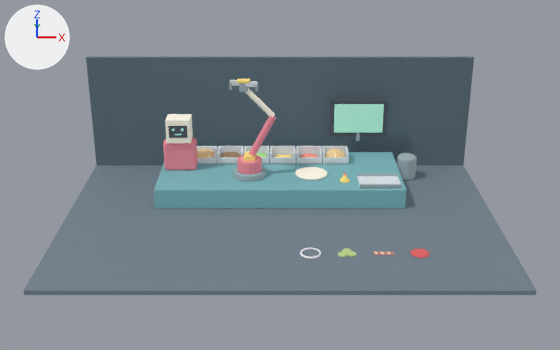
The Blender file scenes/burger.blend: old version first, new version second.
Both versions are drawn from a 50 mm lens placed at (0.0, -36.2, 15.8), pointed at (0.0, -0.8, 1.0). Lighting does not change. The marker at upper left points along +X, +Y and +Z. The older version comes first.

The scene before the commit, as lines of its bpy script (objects in view):
```python
ob_armbase = bpy.data.objects.new('ArmBase', me_armbase)
ob_armbase.parent = ob_counter
ob_armbase.location = (-1.5, -0.75, 1.0)
ob_ingredientbin_1 = bpy.data.objects.new('IngredientBin.1', me_ingredientbin)
ob_ingredientbin_1.parent = ob_counter
ob_ingredientbin_1.location = (-3.9, 1.25, 1.0)
ob_ingredientbin_2 = bpy.data.objects.new('IngredientBin.2', me_ingredientbin)
ob_ingredientbin_2.parent = ob_counter
ob_ingredientbin_2.location = (-2.55, 1.25, 1.0)
ob_ingredientbin_3 = bpy.data.objects.new('IngredientBin.3', me_ingredientbin)
ob_ingredientbin_3.parent = ob_counter
ob_ingredientbin_3.location = (-1.2, 1.25, 1.0)
ob_ingredientbin_4 = bpy.data.objects.new('IngredientBin.4', me_ingredientbin)
ob_ingredientbin_4.parent = ob_counter
ob_ingredientbin_4.location = (0.15, 1.25, 1.0)
ob_ingredientbin_5 = bpy.data.objects.new('IngredientBin.5', me_ingredientbin)
ob_ingredientbin_5.parent = ob_counter
ob_ingredientbin_5.location = (1.5, 1.25, 1.0)
ob_ingredientbin_6 = bpy.data.objects.new('IngredientBin.6', me_ingredientbin)
ob_ingredientbin_6.parent = ob_counter
ob_ingredientbin_6.location = (2.85, 1.25, 1.0)
ob_onionring = bpy.data.objects.new('OnionRing', me_onionring)
ob_onionring.location = (1.3, -7.0, 0.0)
ob_tray = bpy.data.objects.new('Tray', me_tray)
ob_tray.parent = ob_counter
ob_tray.location = (4.8, -1.65, 1.0)
# also in view: 'BotTorso' at (-5.0, 0.2, 1.8); 'BotHead' at (-5.0, 0.2, 3.1); 'Counter' at (0.0, 0.0, 0.5); 'ArmYaw' at (-1.5, -0.8, 1.6); 'RecipeBoard' at (4.1, 2.3, 2.8)
```
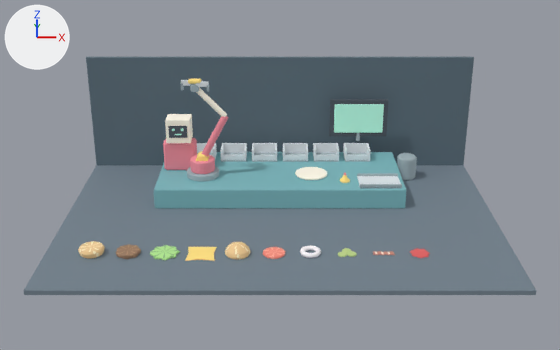
Commit message: Changed cheese side to make to compatiable with the box

Changed parts and their boxes (x1, y1, x2, y2) in the pictures (560 x 350 px):
'IngredientBin.5', moved
    before: (296, 146, 322, 164)
    after: (313, 143, 339, 162)
'IngredientBin.6', moved
    before: (322, 146, 349, 164)
    after: (343, 143, 371, 162)
'IngredientBin.4', moved
    before: (270, 146, 296, 164)
    after: (283, 143, 308, 162)
'ArmYaw', moved
    before: (237, 155, 262, 174)
    after: (190, 155, 215, 174)
'ArmUpper', moved
    before: (248, 116, 276, 157)
    after: (201, 116, 228, 157)
'IngredientBin.2', moved
    before: (217, 146, 244, 164)
    after: (221, 143, 247, 162)
'IngredientBin.3', moved
    before: (244, 146, 270, 164)
    after: (252, 143, 277, 162)
'ArmBase', moved
    before: (233, 167, 266, 181)
    after: (187, 166, 219, 181)
'BunBottom', moved
    before: (197, 149, 214, 158)
    after: (78, 241, 105, 259)
'BunTop', moved
    before: (325, 149, 346, 158)
    after: (225, 242, 251, 259)
'ArmForearm', moved
    before: (245, 88, 275, 117)
    after: (196, 87, 227, 117)
'CheeseSlice', moved, rescaled
    before: (274, 155, 291, 157)
    after: (185, 247, 217, 261)
'Patty', moved
    before: (221, 152, 241, 157)
    after: (116, 244, 141, 259)
'Lettuce', moved (mostly hidden before)
    before: (256, 153, 267, 157)
    after: (150, 245, 180, 260)
'IngredientBin.1', moved
    before: (197, 146, 218, 164)
    after: (197, 143, 217, 159)
'TomatoSlice', moved
    before: (300, 154, 318, 157)
    after: (263, 247, 285, 259)
'OnionRing', reshaped
    before: (300, 248, 321, 258)
    after: (300, 245, 321, 258)
'ArmShoulder', moved
    before: (243, 151, 256, 161)
    after: (196, 151, 209, 161)
'GripperFinger.L', moved
    before: (245, 81, 258, 92)
    after: (196, 81, 209, 92)
'ArmWrist', moved
    before: (239, 84, 248, 92)
    after: (190, 84, 199, 92)
'GripperFinger.R', moved
    before: (229, 80, 239, 90)
    after: (181, 80, 191, 90)
'GripperPalm', moved
    before: (237, 79, 250, 84)
    after: (188, 79, 201, 84)

Diff of the bpy script that builds the scene:
```diff
--- a/scenes/burger.blend.py
+++ b/scenes/burger.blend.py
@@ me_onionring @@
 # used by ob_onionring; location = (1.3, -7.0, 0.0)
-me_onionring.from_pydata(...)  # 224 vertices, 224 faces; spans x -0.45..0.45, y -0.45..0.45, z 0.0..0.08
+me_onionring.from_pydata(...)  # 224 vertices, 224 faces; spans x -0.445..0.445, y -0.445..0.445, z 0.0..0.21
+# me_onionring part 1: 224 of 224 vertices moved; they spanned x -0.45..0.45, y -0.45..0.45, z 0.0..0.08 and now span x -0.445..0.445, y -0.445..0.445, z 0.0..0.21; mean shift (0.0, 0.0, 0.065)
 me_onionring.materials.append(mat_vertexcolorpreview)
@@ ob_ingredientbin_1 @@
 ob_ingredientbin_1.parent = ob_counter
-ob_ingredientbin_1.location = (-3.9, 1.25, 1.0)
+ob_ingredientbin_1.location = (-4.0, 1.65, 1.0)
 _m = ob_ingredientbin_1.modifiers.new('EdgeBevel', 'BEVEL')
@@ ob_ingredientbin_2 @@
 ob_ingredientbin_2.parent = ob_counter
-ob_ingredientbin_2.location = (-2.55, 1.25, 1.0)
+ob_ingredientbin_2.location = (-2.4, 1.65, 1.0)
@@ ob_ingredientbin_3 @@
 ob_ingredientbin_3.parent = ob_counter
-ob_ingredientbin_3.location = (-1.2, 1.25, 1.0)
+ob_ingredientbin_3.location = (-0.8, 1.65, 1.0)
@@ ob_ingredientbin_4 @@
 ob_ingredientbin_4.parent = ob_counter
-ob_ingredientbin_4.location = (0.15, 1.25, 1.0)
+ob_ingredientbin_4.location = (0.8, 1.65, 1.0)
@@ ob_ingredientbin_5 @@
 ob_ingredientbin_5.parent = ob_counter
-ob_ingredientbin_5.location = (1.5, 1.25, 1.0)
+ob_ingredientbin_5.location = (2.4, 1.65, 1.0)
@@ ob_ingredientbin_6 @@
 ob_ingredientbin_6.parent = ob_counter
-ob_ingredientbin_6.location = (2.85, 1.25, 1.0)
+ob_ingredientbin_6.location = (4.0, 1.65, 1.0)
@@ ob_armbase @@
 ob_armbase.parent = ob_counter
-ob_armbase.location = (-1.5, -0.75, 1.0)
+ob_armbase.location = (-3.8, -0.75, 1.0)
 _m = ob_armbase.modifiers.new('EdgeBevel', 'BEVEL')
@@ ob_bunbottom @@
 ob_bunbottom = bpy.data.objects.new('BunBottom', me_bunbottom)
-ob_bunbottom.parent = ob_ingredientbin_1
-ob_bunbottom.location = (0.0, 0.0, 0.12)
+ob_bunbottom.location = (-8.0, -7.0, 0.0)
 _m = ob_bunbottom.modifiers.new('EdgeBevel', 'BEVEL')
@@ ob_patty @@
 ob_patty = bpy.data.objects.new('Patty', me_patty)
-ob_patty.parent = ob_ingredientbin_2
-ob_patty.location = (0.0, 0.0, 0.12)
+ob_patty.location = (-6.45, -7.0, 0.0)
@@ ob_lettuce @@
 ob_lettuce.parent = ob_ingredientbin_3
-ob_lettuce.location = (0.0, 0.0, 0.12)
+ob_lettuce.location = (-4.9, -7.0, 0.0)
@@ ob_cheeseslice @@
 ob_cheeseslice = bpy.data.objects.new('CheeseSlice', me_cheeseslice)
-ob_cheeseslice.parent = ob_ingredientbin_4
-ob_cheeseslice.location = (0.0, 0.0, 0.12)
-ob_cheeseslice.scale = (0.72, 0.72, 1.0)
+ob_cheeseslice.location = (-3.35, -7.0, 0.0)
 _m = ob_cheeseslice.modifiers.new('EdgeBevel', 'BEVEL')
@@ ob_buntop @@
 ob_buntop = bpy.data.objects.new('BunTop', me_buntop)
-ob_buntop.parent = ob_ingredientbin_6
-ob_buntop.location = (0.0, 0.0, 0.12)
+ob_buntop.location = (-1.8, -7.0, 0.0)
@@ ob_tomatoslice @@
 ob_tomatoslice = bpy.data.objects.new('TomatoSlice', me_tomatoslice)
-ob_tomatoslice.parent = ob_ingredientbin_5
-ob_tomatoslice.location = (0.0, 0.0, 0.12)
+ob_tomatoslice.location = (-0.25, -7.0, 0.0)
```
